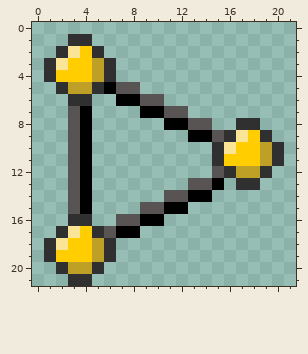
File history of a pixel-art sprite, icons/triangle.png. The picture above was drawn from the file before the commit.
The file is 22x22 pixels.
The same view after the edit:
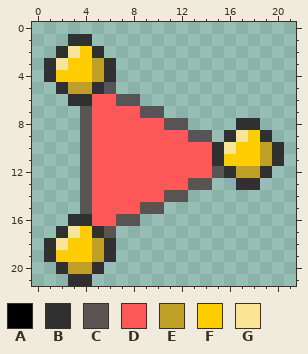
Palette (. is transparent): A #000000  B #303030  C #595454  D #ff5858  E #bfa026  F #ffcd00  G #f9e595
The exact change:
y 5: x 6..8 ACC -> C..
y 6: x 5..10 ..AACC -> DDCC..
y 7: x 3..12 CA....AACC -> .CDDDDCC..
y 8: x 3..14 CA......AACC -> .CDDDDDDCC..
y 9: x 3..15 CA........AAC -> .CDDDDDDDDCC.
y 10..12: x 3..14 CA.......... -> .CDDDDDDDDDD
y 13: x 3..12 CA........ -> .CDDDDDDDD; x 15 A -> .
y 14: x 3..10 CA...... -> .CDDDDDD; x 13..14 AA -> ..
y 15: x 3..8 CA.... -> .CDDDD; x 11..12 AA -> ..
y 16: x 5..6 .. -> DD; x 9..10 AA -> ..
y 17: x 7..8 AA -> ..
Pixel boxes of the changes (left, top, right, bottom) in both pictures:
changed: (68, 82, 224, 238)
